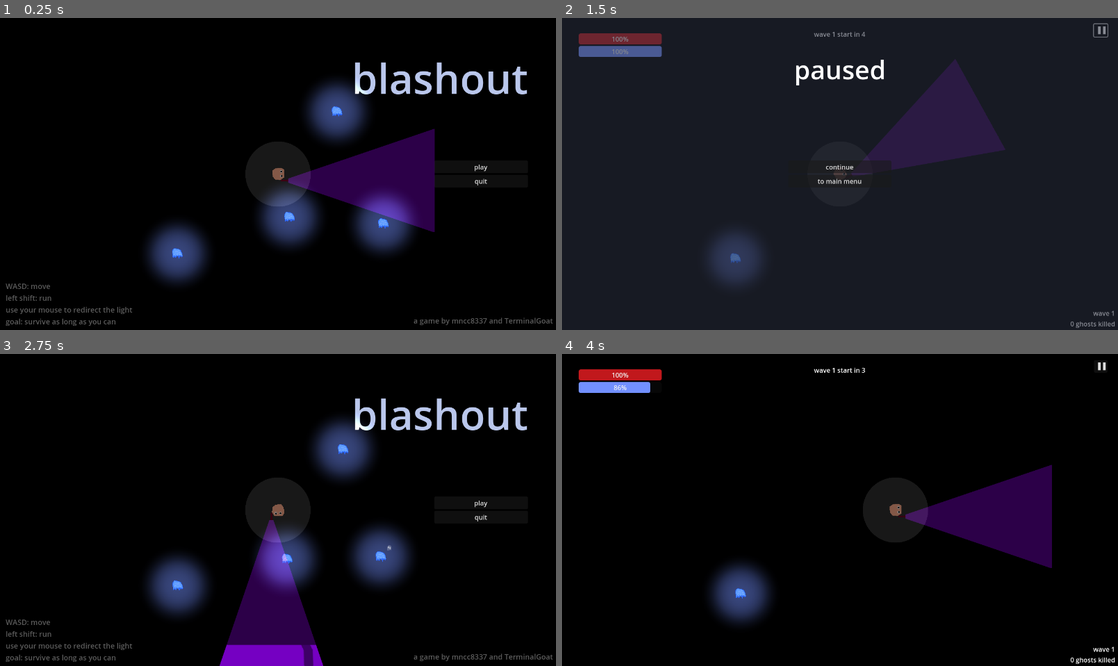
Above: before the commit, frames 1-4 (two rows, left to right).
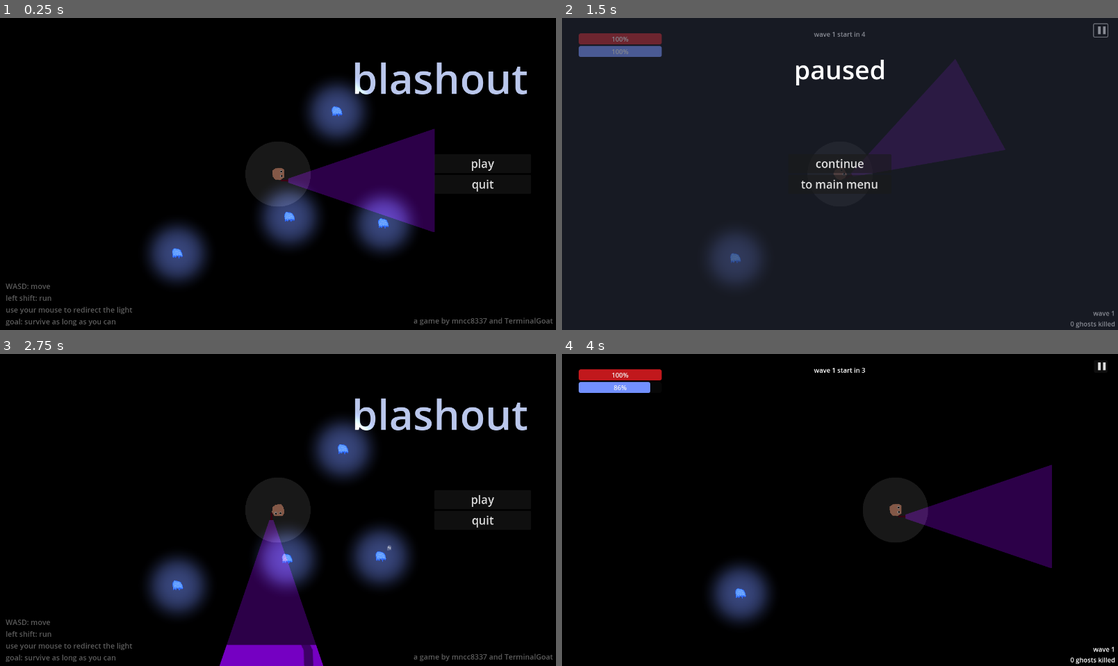
Above: after the commit, the same moments.

Repository: mncc8337/blashout
Game: Godot game, scene res://scenes/mainmenu.tscn
Two runs of this game, one before a commit and one after it. Both use one fixed random seed, a clock stepped at 60 frames per second and the inputs below.
Inputs (mouse positions are in pixels of both pictures, inside the frame that each line leads up to):
- Up to frame 1 (0.25 s): no input
- Up to frame 2 (1.5 s): click "play" at 0.5 s; click "▐▐" at 1.25 s
- Up to frame 3 (2.75 s): click "to main menu" at 2 s
- Up to frame 4 (4 s): click "play" at 2.75 s; tap Enter at 3.5 s; move the mouse to (962, 494) at 3.52 s; hold D (right) from 3.53 s (still down); hold Shift (run) from 3.53 s (still down)

The runs differ from the first frame. In frame 1, 0.1% of the frame differs, in the area x 84-89%, y 45-56%; in frame 2, 0.4%, in the area x 43-60%, y 43-55%; in frame 3, 0.1%; in frame 4, less than 0.1%.

Commit message:
bigger buttons

Diff:
--- /dev/null
+++ b/button_theme.tres
@@ -0,0 +1,4 @@
+[gd_resource type="Theme" format=3 uid="uid://c0nltyktuyg0j"]
+
+[resource]
+Button/font_sizes/font_size = 28
--- a/scenes/main.tscn
+++ b/scenes/main.tscn
@@ -7,6 +7,7 @@
 [ext_resource type="Texture2D" uid="uid://d0blrbje4c5qd" path="res://imgs/wall.png" id="6_5xogt"]
 [ext_resource type="PackedScene" uid="uid://bxulq4dqfklbs" path="res://scenes/blck.tscn" id="6_sfb4o"]
 [ext_resource type="AudioStream" uid="uid://bsxu5tqbk4hmt" path="res://sfx/storm.mp3" id="7_g4lc1"]
+[ext_resource type="Theme" uid="uid://c0nltyktuyg0j" path="res://button_theme.tres" id="7_iaru5"]
 [ext_resource type="AudioStream" uid="uid://y2vljcxi556g" path="res://sfx/selection.wav" id="8_wbf00"]
 
 [sub_resource type="StyleBoxFlat" id="StyleBoxFlat_fubgv"]
@@ -237,10 +238,12 @@
 
 [node name="try" type="Button" parent="death_UI/VBoxContainer"]
 layout_mode = 2
+theme = ExtResource("7_iaru5")
 text = "try again"
 
 [node name="quit" type="Button" parent="death_UI/VBoxContainer"]
 layout_mode = 2
+theme = ExtResource("7_iaru5")
 text = "to main menu"
 
 [node name="skill_panel" type="CanvasLayer" parent="."]
@@ -391,10 +394,12 @@
 
 [node name="Button" type="Button" parent="pause_menu/VBoxContainer"]
 layout_mode = 2
+theme = ExtResource("7_iaru5")
 text = "continue"
 
 [node name="Button2" type="Button" parent="pause_menu/VBoxContainer"]
 layout_mode = 2
+theme = ExtResource("7_iaru5")
 text = "to main menu"
 
 [node name="foe_spawn_timer" type="Timer" parent="."]
--- a/scenes/mainmenu.tscn
+++ b/scenes/mainmenu.tscn
@@ -7,6 +7,7 @@
 [ext_resource type="Texture2D" uid="uid://d0blrbje4c5qd" path="res://imgs/wall.png" id="5_5s3yk"]
 [ext_resource type="PackedScene" uid="uid://biy8681uytdb" path="res://scenes/wall.tscn" id="6_2h0dc"]
 [ext_resource type="PackedScene" uid="uid://bxulq4dqfklbs" path="res://scenes/blck.tscn" id="6_5i1p1"]
+[ext_resource type="Theme" uid="uid://c0nltyktuyg0j" path="res://button_theme.tres" id="8_m5d4n"]
 [ext_resource type="AudioStream" uid="uid://c3krh22g2widw" path="res://bgm/blashoutokum.mp3" id="8_okyuk"]
 
 [sub_resource type="StyleBoxFlat" id="StyleBoxFlat_fubgv"]
@@ -430,18 +431,23 @@
 [node name="VBoxContainer" type="VBoxContainer" parent="CanvasLayer"]
 anchors_preset = -1
 anchor_left = 0.781
-anchor_top = 0.5
+anchor_top = 0.48
 anchor_right = 0.95
-anchor_bottom = 0.5
+anchor_bottom = 0.52
+offset_top = -17.64
+offset_right = 7.93115
+offset_bottom = 17.64
 grow_horizontal = 2
 grow_vertical = 2
 
 [node name="play" type="Button" parent="CanvasLayer/VBoxContainer"]
 layout_mode = 2
+theme = ExtResource("8_m5d4n")
 text = "play"
 
 [node name="quit" type="Button" parent="CanvasLayer/VBoxContainer"]
 layout_mode = 2
+theme = ExtResource("8_m5d4n")
 text = "quit"
 
 [node name="bgm" type="AudioStreamPlayer" parent="."]
Not shown: 1 places in scenes/main.tscn that only renumber resources
Not shown: 1 places in scenes/mainmenu.tscn that only renumber resources
